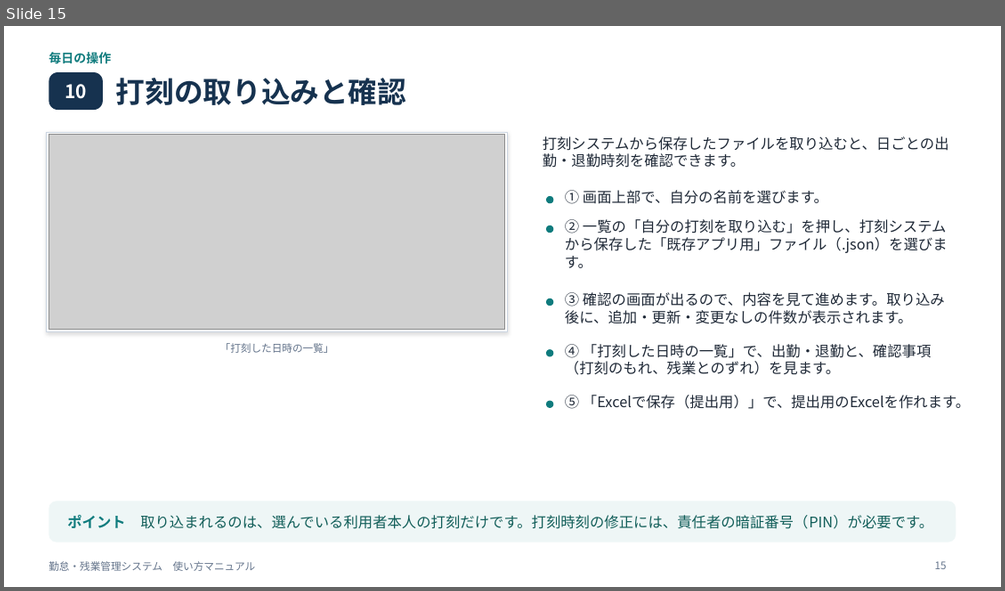
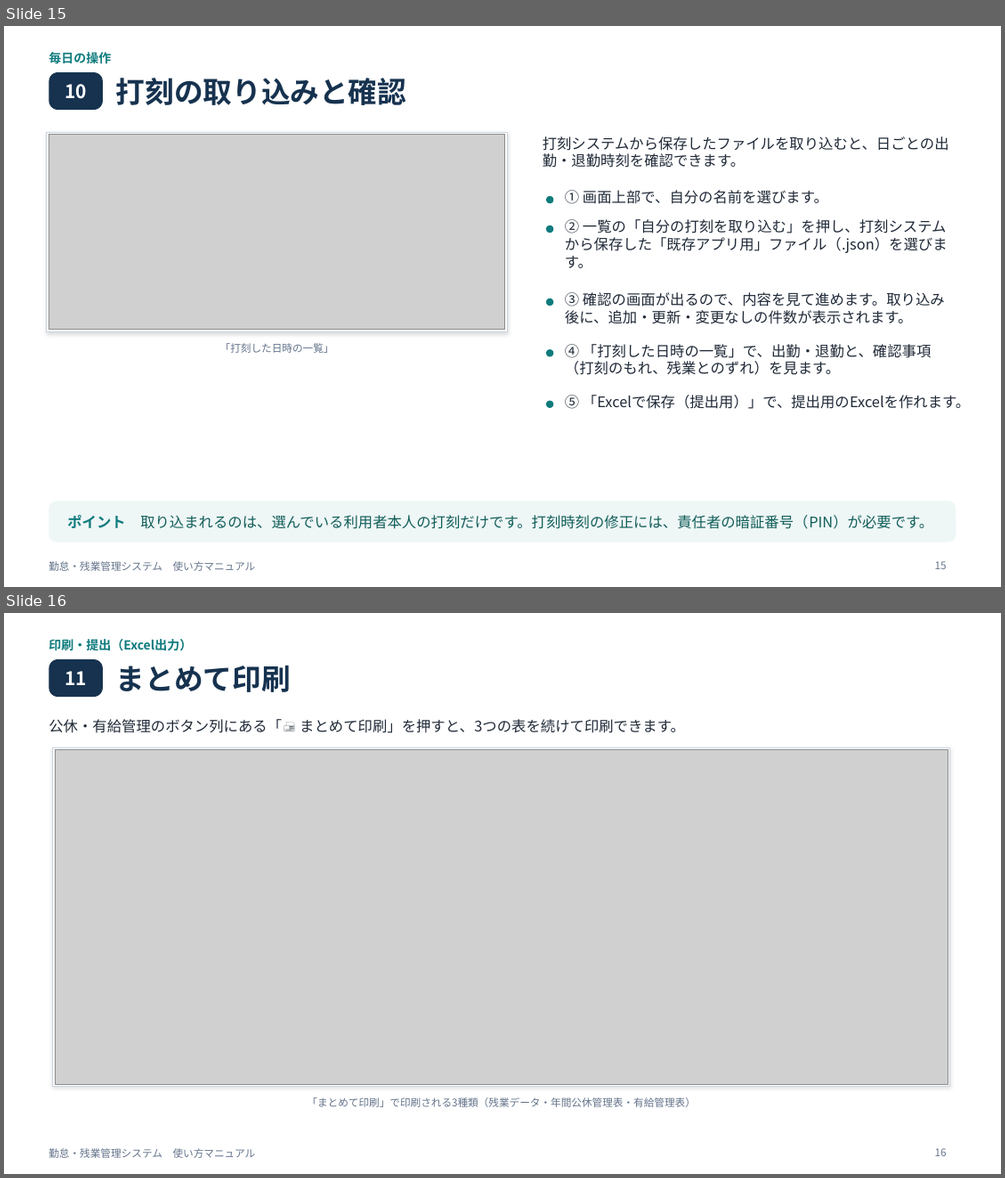
Before and after one commit to miyahara38/kintai, a slide deck: manual/kintai-manual.pptx. Shown one above the other, each under a label of ours: slide 15 before the commit, slides 15 and 16 after it. The pictures are 1005x591 and 1005x1178 pixels, drawn with LibreOffice and Linux fonts; fonts in the diff are those of the drawing; grey boxes stand for pictures. Boxes give left, top, right and bottom in pixels: in the first picture for what was removed or moved away, otherwise in the second. Text is boxed around its words. In the diff, an @@ line names an element or a change of style, - is before the commit and + after.

```diff
--- a/manual/kintai-manual.pptx
+++ b/manual/kintai-manual.pptx
@@ slide 16 added at (x1=4, y1=613, x2=1001, y2=1174), background #FFFFFF; not listed: 1 template element that a slide beside it also shows @@
@@ text added at (x1=48, y1=639, x2=192, y2=651), 12 pt, text #0F7B7D, bold @@
+印刷・提出（Excel出力）
@@ rounded rectangle added at (x1=48, y1=659, x2=103, y2=697), fill #16324F @@
@@ text added at (x1=116, y1=666, x2=291, y2=692), 28 pt, text #16324F, bold @@
+まとめて印刷
@@ text added at (x1=65, y1=671, x2=87, y2=685), 18 pt, text #FFFFFF, bold @@
+11
@@ text added at (x1=48, y1=719, x2=685, y2=733), 14 pt, text #1F2937 @@
+公休・有給管理のボタン列にある「🖨️ まとめて印刷」を押すと、3つの表を続けて印刷できます。
@@ rectangle added at (x1=53, y1=747, x2=950, y2=1086), fill #FFFFFF, outline #CBD5E1 0.75 pt @@
@@ picture added at (x1=55, y1=750, x2=947, y2=1084) @@
@@ text added at (x1=307, y1=1097, x2=696, y2=1107), 10 pt, text #64748B @@
+「まとめて印刷」で印刷される3種類（残業データ・年間公休管理表・有給管理表）
@@ page number added at (x1=935, y1=1148, x2=947, y2=1156), 10 pt, text #64748B @@
+16
```
Also in this commit, not shown: 13 slides changed, 2 other slides added, 2 other files.
